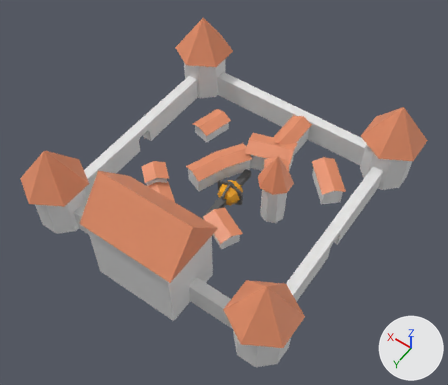
The Blender file public/castle2-prod.blend as it was, and as the next commit left it.
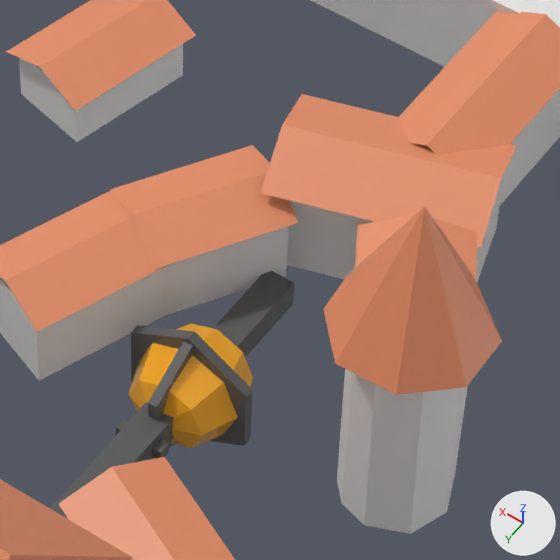
There are two pictures of each version: one whole from a 50 mm lens placed at (-0.765, 1.108, 1.723), pointed at (-0.029, 0.078, 0.104), one close up on the part from 43% to 68% of the width and 29% to 59% of the height. The lights are fixed; the arrows at lower right show +X, +Y and +Z.

Objects in the first close-up: 'castle', 'orb', 'scepter'.
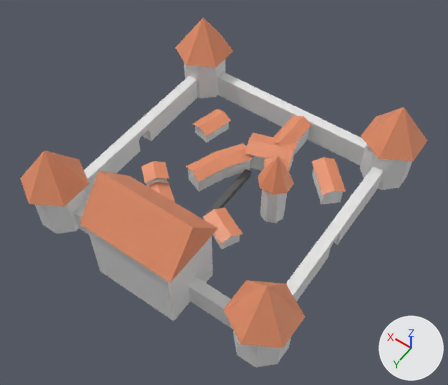
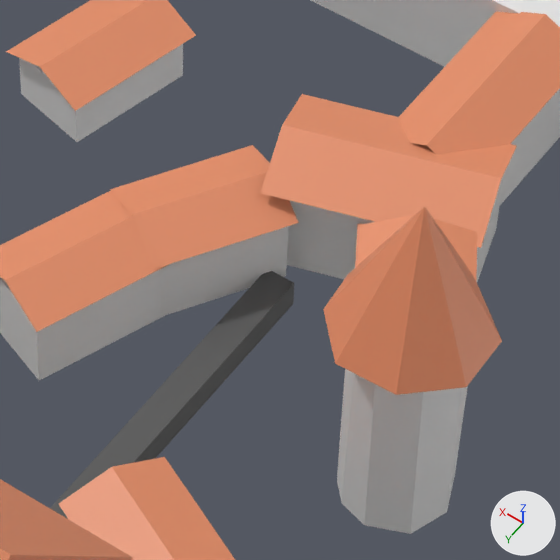
What differs and where, as boxes (x1, y1, x2, y2) in the close-ups (560 x 560 px):
```json
{"object": "orb", "change": "hidden", "before": [116, 323, 253, 458]}
```

The change, as JSON lines over the scene's bpy script:
```json
{"op": "add", "block": "ob_orb", "code": "ob_orb.hide_set(True)"}
```
